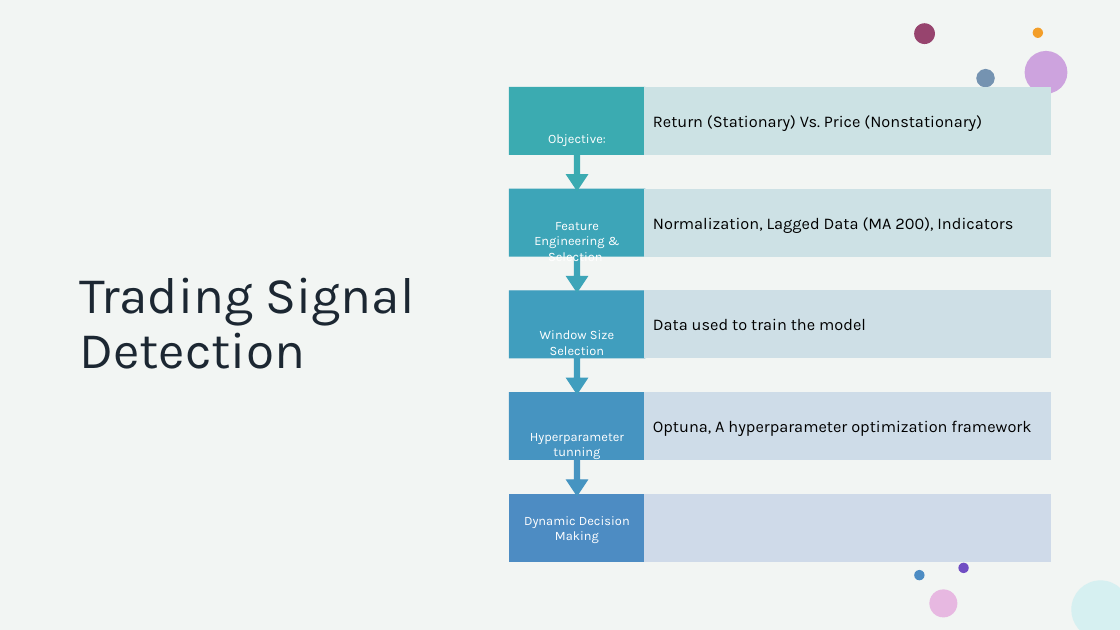
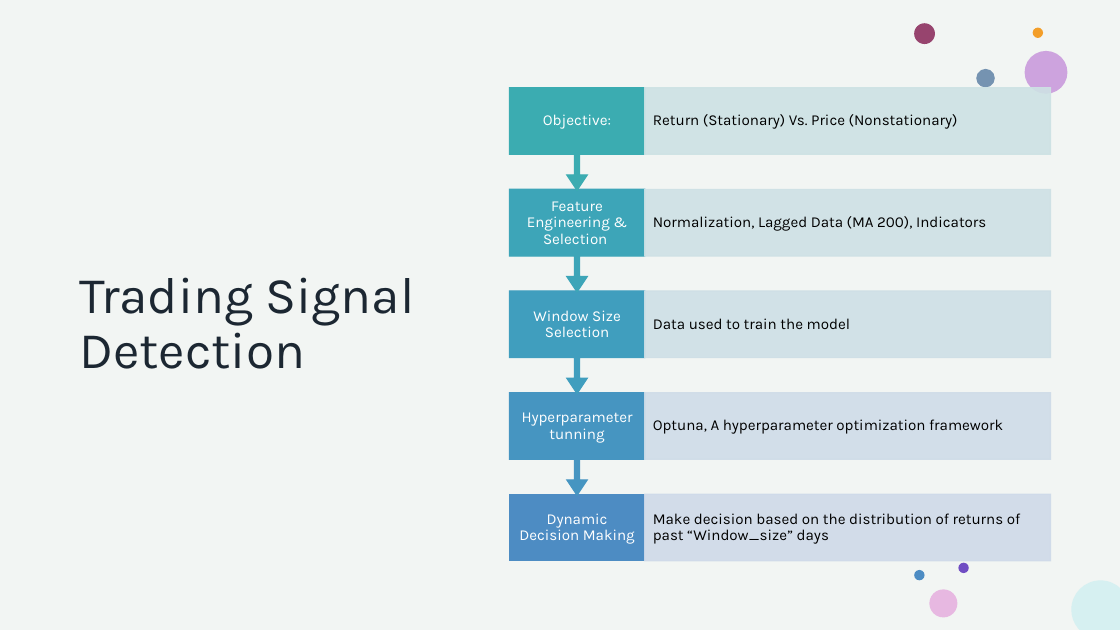
Before and after one commit to howie-zeng/Analyzing-Retail-Sentiment-and-Detecting-Trading-Signals, a slide deck: slide 11 of Presentation.pptx. Drawn at 1120x630 pixels with LibreOffice and Linux fonts; fonts in the diff are those of the drawing. Boxes give left, top, right and bottom in pixels: in the first picture for what was removed or moved away, otherwise in the second. Text is boxed around its words. In the diff, an @@ line names an element or a change of style, - is before the commit and + after.

```diff
--- a/Presentation.pptx
+++ b/Presentation.pptx
@@ size 11 to 13 pt; line spacing 1 to 0.9 in 5 elements at box(519, 513, 635, 544), box(522, 412, 633, 443), box(533, 310, 621, 337), box(527, 201, 610, 244), box(543, 114, 611, 129) @@
@@ up arrow callout at box(509, 87, 644, 190): fill #3BABB1 to #3BACB1; outline #3BABB1 1 pt to #3BACB1 1 pt @@
@@ size 14 to 13 pt; line spacing 1 to 0.9 in 4 elements at box(653, 419, 1003, 434), box(653, 318, 850, 329), box(653, 216, 986, 231), box(653, 114, 958, 129) @@
@@ rectangle at box(644, 87, 1050, 154): fill #CDE3E4 at 90% opacity to #CEE2E4 at 90% opacity; outline #CDE3E4 1 pt to #CEE2E4 1 pt @@
@@ rectangle at box(644, 189, 1050, 255): fill #CEE1E6 at 90% opacity to #CFE1E5 at 90% opacity; outline #CEE1E6 1 pt to #CFE1E5 1 pt @@
@@ rectangle at box(644, 291, 1050, 357): fill #CEDFE7 at 90% opacity to #CFDFE7 at 90% opacity; outline #CEDFE7 1 pt to #CFDFE7 1 pt @@
@@ up arrow callout at box(509, 392, 644, 495): fill #4694C1 to #4695C1; outline #4694C1 1 pt to #4695C1 1 pt @@
@@ text added at box(653, 513, 1020, 544), 13 pt, text #000000 @@
+Make decision based on the distribution of returns of past “Window_size” days
```
Also in this commit, not shown: 8 other slides changed, 1 slide removed.
